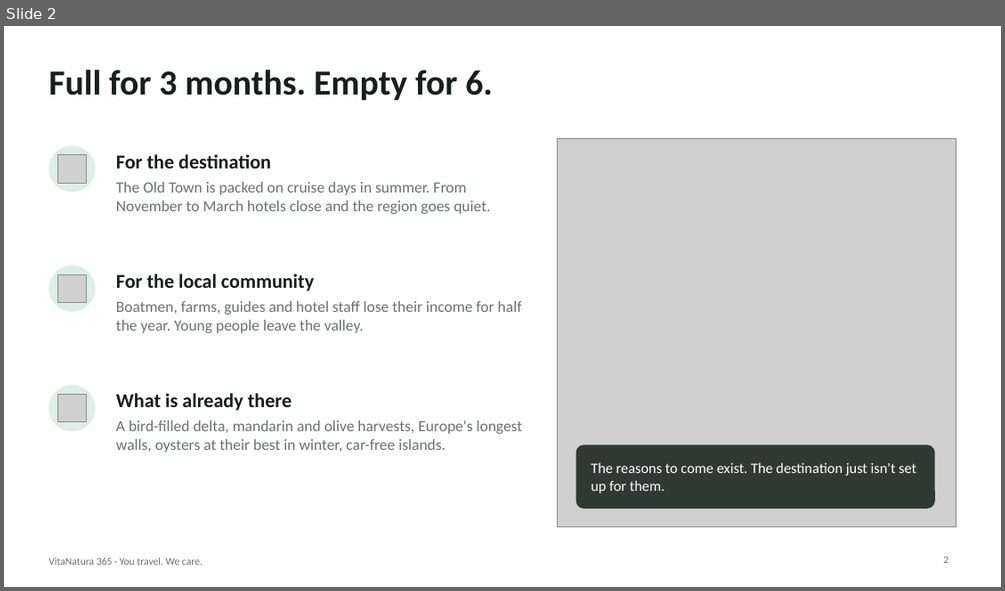
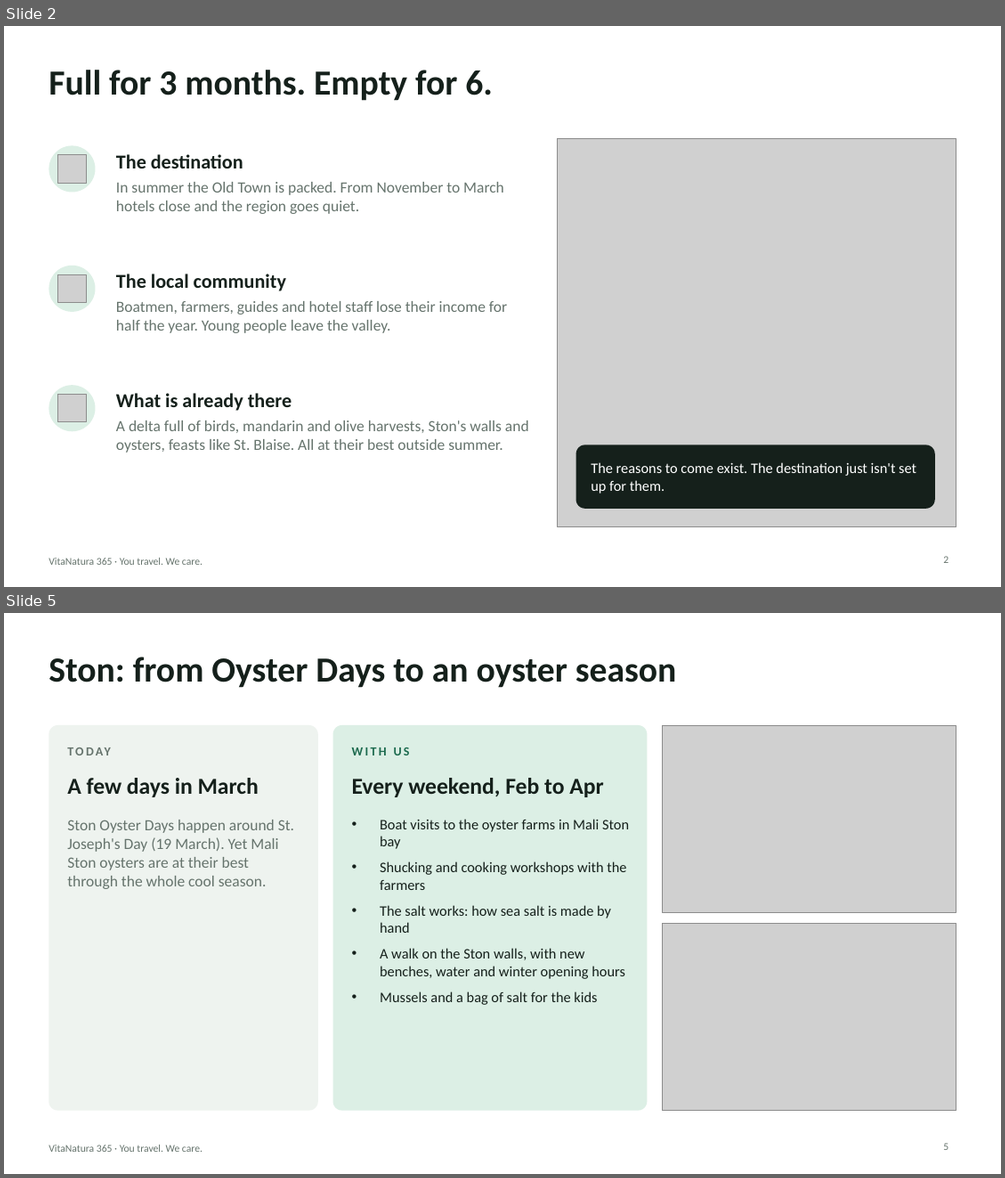
Before and after one commit to dk129213/VitaNatura, a slide deck: presentation/VitaNatura365-pitch.pptx. Shown one above the other, each under a label of ours: slide 2 before the commit, slides 2 and 5 after it; the slides between them are not shown. The pictures are 1005x591 and 1005x1178 pixels, drawn with LibreOffice and Linux fonts; fonts in the diff are those of the drawing; grey boxes stand for pictures. Boxes give left, top, right and bottom in pixels: in the first picture for what was removed or moved away, otherwise in the second. Text is boxed around its words. In the diff, an @@ line names an element or a change of style, - is before the commit and + after.

```diff
--- a/presentation/VitaNatura365-pitch.pptx
+++ b/presentation/VitaNatura365-pitch.pptx
@@ slide 5 added at (4, 613, 1001, 1174), background #FFFFFF; not listed: 1 template element that a slide beside it also shows @@
@@ title added at (48, 657, 677, 688), 34 pt, text #15201B, bold @@
+Ston: from Oyster Days to an oyster season
@@ rounded rectangle added at (48, 725, 318, 1111), fill #EEF3EF @@
@@ text added at (67, 740, 329, 763), 12 pt, text #66746D, bold @@
+TODAY
@@ rounded rectangle added at (333, 725, 647, 1111), fill #DCEFE5 @@
@@ picture added at (662, 725, 956, 912) @@
@@ text added at (352, 747, 410, 755), 12 pt, text #1D6B4F, bold @@
+WITH US
@@ text added at (67, 778, 259, 797), 22 pt, text #15201B, bold @@
+A few days in March
@@ text added at (352, 778, 603, 797), 22 pt, text #15201B, bold @@
+Every weekend, Feb to Apr
@@ text added at (67, 819, 294, 889), 15 pt, text #66746D @@
+Ston Oyster Days happen around St. Joseph's Day (19 March). Yet Mali Ston oysters are at their best through the whole cool season.
@@ text added at (380, 819, 629, 1005), 14 pt, text #15201B @@
+• Boat visits to the oyster farms in Mali Ston bay
+• Shucking and cooking workshops with the farmers
+• The salt works: how sea salt is made by hand
+• A walk on the Ston walls, with new benches, water and winter opening hours
+• Mussels and a bag of salt for the kids
@@ picture added at (662, 924, 956, 1111) @@
@@ page number added at (943, 1143, 948, 1150), 10 pt, text #66746D @@
+5
@@ slide 2 changed as well @@
@@ text at (116, 154, 243, 168): text changed @@
-For the destination
+The destination
@@ text at (116, 182, 504, 214): text changed @@
-The Old Town is packed on cruise days in summer. From November to March hotels close and the region goes quiet.
+In summer the Old Town is packed. From November to March hotels close and the region goes quiet.
@@ text at (116, 273, 286, 291): text changed @@
-For the local community
+The local community
@@ text at (116, 301, 507, 333): text changed @@
-Boatmen, farms, guides and hotel staff lose their income for half the year. Young people leave the valley.
+Boatmen, farmers, guides and hotel staff lose their income for half the year. Young people leave the valley.
@@ text at (116, 420, 529, 452): text changed @@
-A bird-filled delta, mandarin and olive harvests, Europe's longest walls, oysters at their best in winter, car-free islands.
+A delta full of birds, mandarin and olive harvests, Ston's walls and oysters, feasts like St. Blaise. All at their best outside summer.
@@ rounded rectangle at (576, 445, 935, 508): fill #15201B at 85% opacity to #15201B; proportions changed @@
```
Also in this commit, not shown: 2 other slides changed, 8 other slides added, 8 slides removed, 5 other files.
